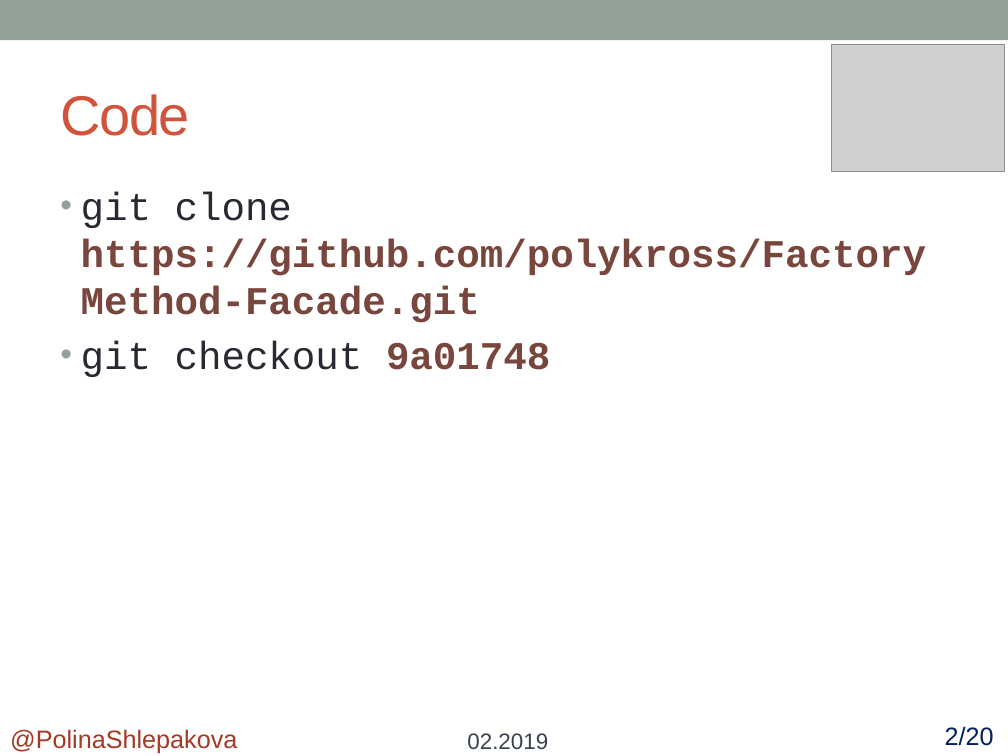
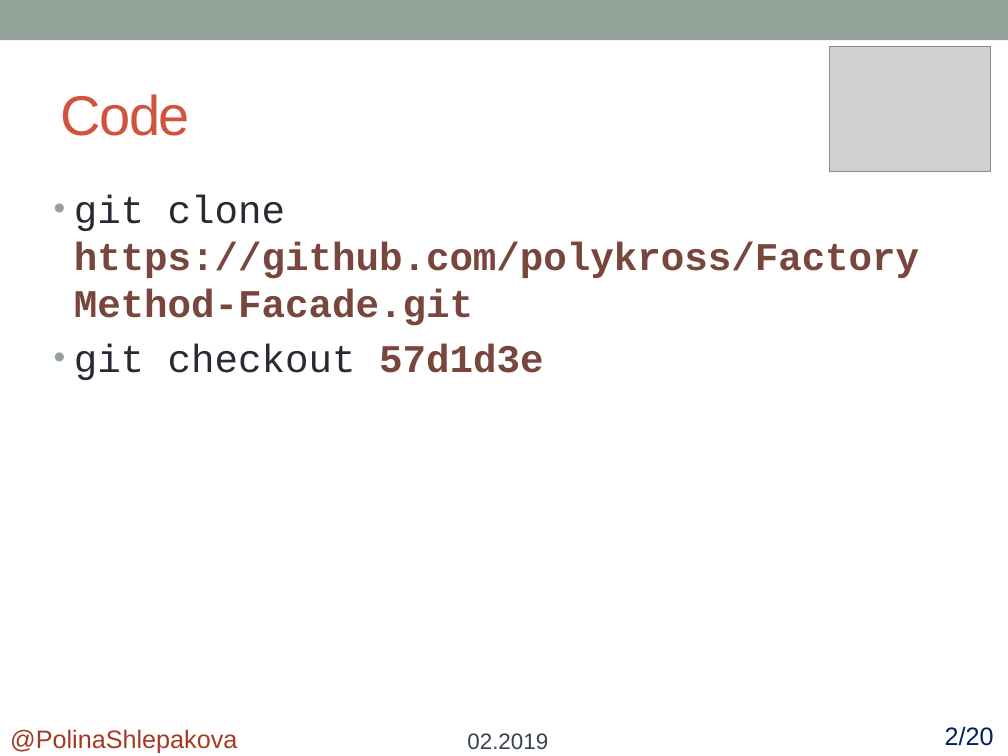
Before and after one commit to polykross/FactoryMethod-Facade, a slide deck: slide 8 of Facade/Presentation/Facade.pptx. Drawn at 1008x756 pixels with LibreOffice and Linux fonts; fonts in the diff are those of the drawing; grey boxes stand for pictures. Boxes give left, top, right and bottom in pixels: in the first picture for what was removed or moved away, otherwise in the second. Text is boxed around its words. In the diff, an @@ line names an element or a change of style, - is before the commit and + after.

Commit message:
Create the 2nd part of Facade presentation
- applicability
- advantages and disadvanrages
- related patterns
- resources

---
Test:
open Facade/Presentation/Facade.pptx

```diff
--- a/Facade/Presentation/Facade.pptx
+++ b/Facade/Presentation/Facade.pptx
@@ picture: place and size @@
-picture at box(832, 44, 1005, 171)
+picture at box(830, 46, 991, 172)
@@ text "git clone https://github.com/polykross/FactoryMethod-Facade. ...": place and size @@
-text "git clone https://github.com/polykross/FactoryMethod-Facade. ..." at box(81, 192, 926, 377)
+text "git clone https://github.com/polykross/FactoryMethod-Facade. ..." at box(74, 195, 919, 380)
@@ text at box(74, 344, 543, 380): text changed @@
-• git checkout 9a01748
+• git checkout 57d1d3e
```
Also in this commit, not shown: 2 other slides changed, 17 slides added, 11 slides removed.
